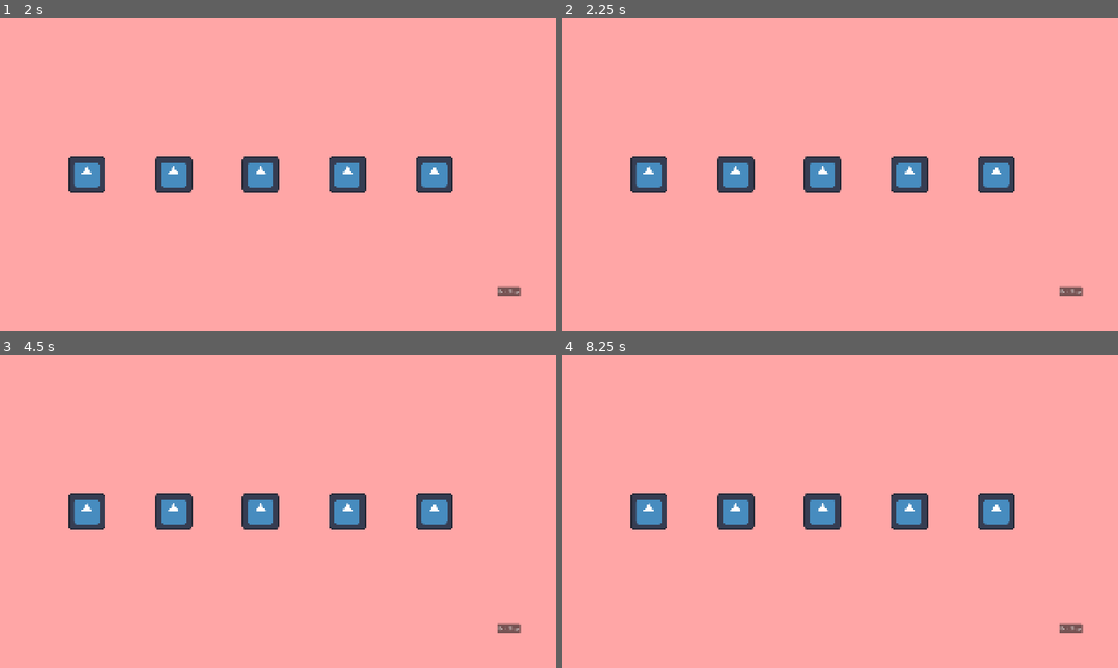
Above: before the commit, frames 1-4 (two rows, left to right).
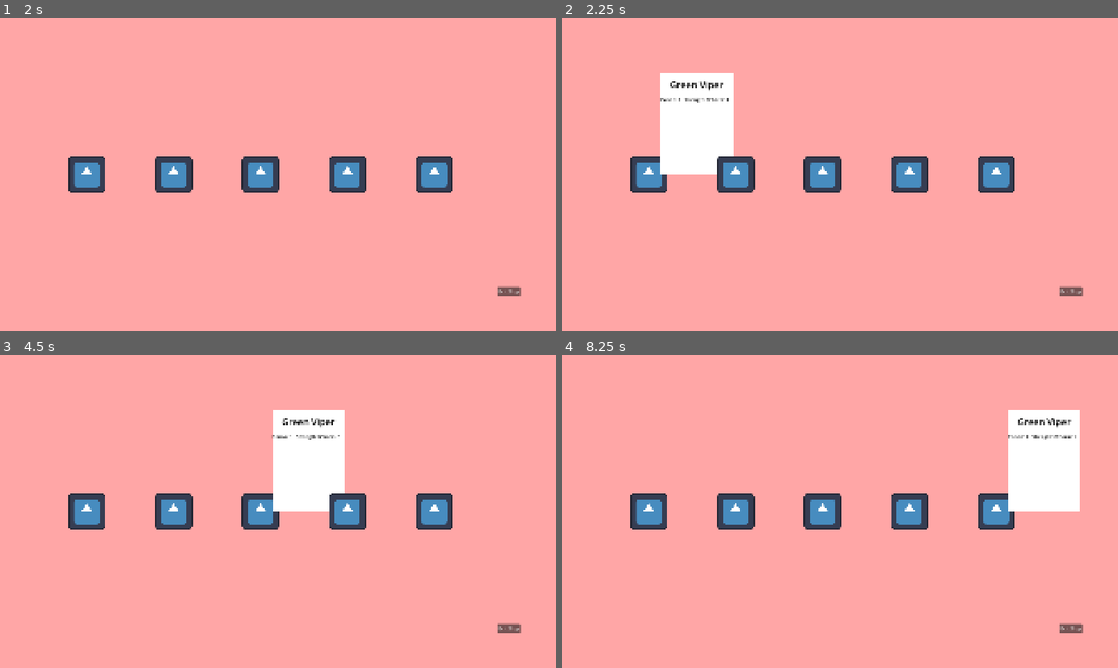
Above: after the commit, the same moments.

Repository: Novali91/Snakeeyes
Game: Godot game, scene res://01_Managers/01_StateManager/top_state_machine.tscn
Same seed, same stepped clock (60 frames per second), same inputs: the game is played once before the commit and once after it. The engine's default icon, where the game draws it, is replaced by a stand-in: a white triangle on a blue panel in a dark square.
Inputs (mouse positions are in pixels of both pictures, inside the frame that each line leads up to):
- Up to frame 1 (2 s): click "End Turn" at 0.5 s; click "Continue" at 1.25 s
- Up to frame 2 (2.25 s): tap Enter at 2 s; move the mouse to (650, 174) at 2.02 s; hold Right (right) from 2.03 s (still down); click (650, 174) at 2.17 s
- Up to frame 3 (4.5 s): tap Space at 2.75, 4.25 s; move the mouse to (172, 511) at 2.77 s; release Right (right) at 2.78 s; hold Left (left) 2.78-3.53 s; click (172, 511) at 2.92 s; tap Enter at 3.5 s; move the mouse to (333, 442) at 3.52 s; hold Right (right) from 3.53 s (still down); click (333, 442) at 3.67 s; move the mouse to (261, 511) at 4.27 s; click (261, 511) at 4.42 s
- Up to frame 4 (8.25 s): tap Enter at 5 s; move the mouse to (906, 511) at 5.02 s; release Right (right) at 5.03 s; hold Left (left) 5.03-7.28 s; click (906, 511) at 5.17 s; tap Space at 5.75 s; move the mouse to (673, 464) at 5.77 s; click (673, 464) at 5.92 s; move the mouse to (867, 511) at 6.52 s; click (867, 511) at 6.67 s; move the mouse to (756, 433) at 7.27 s; hold Right (right) from 7.28 s (still down); click (756, 433) at 7.42 s; move the mouse to (995, 511) at 8.02 s; click (995, 511) at 8.17 s

Frame 1 is identical in both runs. In frame 2, 4.1% of the frame differs, in the area x 17-31%, y 17-50%; in frame 3, 4.0%; in frame 4, 4.2%, in the area x 80-94%, y 17-50%.

Commit message:
fixed tooltip hover

Diff:
--- a/01_Managers/01_StateManager/top_state_machine.tscn
+++ b/01_Managers/01_StateManager/top_state_machine.tscn
@@ -72,6 +72,7 @@
 custom_minimum_size = Vector2(1920, 1080)
 offset_right = 1280.0
 offset_bottom = 720.0
+mouse_filter = 2
 color = Color(0.65999997, 0.6713333, 1, 1)
 
 [node name="MidScreen" type="ColorRect" parent="Background" unique_id=1359726243]
@@ -79,6 +80,7 @@
 offset_left = 1920.0
 offset_right = 3840.0
 offset_bottom = 1080.0
+mouse_filter = 2
 color = Color(1, 0.654902, 1, 1)
 
 [node name="RightScreen" type="ColorRect" parent="Background" unique_id=2070989509]
@@ -86,6 +88,7 @@
 offset_left = 3840.0
 offset_right = 5760.0
 offset_bottom = 1080.0
+mouse_filter = 2
 color = Color(1, 0.65, 0.65, 1)
 
 [node name="VisualInputOutput" type="Node2D" parent="." unique_id=881169245]
--- a/01_Managers/05_Tooltip_Manager/tooltip.gd
+++ b/01_Managers/05_Tooltip_Manager/tooltip.gd
@@ -50,24 +50,25 @@
 	# Top-left corner of the screen - global position
 	var viewport_position: Vector2 = get_viewport().get_visible_rect().position
 	# Mouse position - relative position to viewport
-	var mouse_position: Vector2 = get_viewport().get_mouse_position()
+	var global_mouse_position: Vector2 = get_global_mouse_position()
+	var screen_mouse_position: Vector2 = get_viewport().get_mouse_position()
 
 	# Finds where tooltip appears proportional to cursor
-	var position_spot: int = get_spot(mouse_position)
+	var position_spot: int = get_spot(screen_mouse_position)
 
 	match position_spot:
 		TOP_RIGHT:
-			return Vector2(viewport_position.x+mouse_position.x+buffer.x,\
-			viewport_position.y + mouse_position.y - buffer.y - sprite_size.y)
+			return Vector2(viewport_position.x+global_mouse_position.x+buffer.x,\
+			viewport_position.y + global_mouse_position.y - buffer.y - sprite_size.y)
 		TOP_LEFT:
-			return Vector2(viewport_position.x+mouse_position.x-buffer.x-sprite_size.x,\
-			viewport_position.y + mouse_position.y - buffer.y - sprite_size.y)
+			return Vector2(viewport_position.x+global_mouse_position.x-buffer.x-sprite_size.x,\
+			viewport_position.y + global_mouse_position.y - buffer.y - sprite_size.y)
 		BOTTOM_RIGHT:
-			return Vector2(viewport_position.x+mouse_position.x+buffer.x,\
-			viewport_position.y + mouse_position.y + buffer.y)
+			return Vector2(viewport_position.x+global_mouse_position.x+buffer.x,\
+			viewport_position.y + global_mouse_position.y + buffer.y)
 		BOTTOM_LEFT:
-			return Vector2(viewport_position.x+mouse_position.x-buffer.x-sprite_size.x,\
-			viewport_position.y + mouse_position.y + buffer.y)
+			return Vector2(viewport_position.x+global_mouse_position.x-buffer.x-sprite_size.x,\
+			viewport_position.y + global_mouse_position.y + buffer.y)
 
 	return Vector2.ZERO
 
@@ -76,7 +77,7 @@
 # Priority order: top right > top left > bottom right > bottom left
 func get_spot(mouse_position: Vector2) -> int:
 	if (mouse_position.x + (2*buffer.x) + sprite_size.x) <= viewport_size.x && \
-	(mouse_position.y - (buffer.y) + sprite_size.y) >= viewport_size.y:
+	(mouse_position.y - (buffer.y) - sprite_size.y) >= 0:
 		return TOP_RIGHT
 	elif (mouse_position.x - (2*buffer.x) - sprite_size.x) >= 0 && \
 	(mouse_position.y - (buffer.y) + sprite_size.y) >= viewport_size.y:
--- a/02_Deck/02_Snakes/snake.tscn
+++ b/02_Deck/02_Snakes/snake.tscn
@@ -4,14 +4,15 @@
 [ext_resource type="PackedScene" uid="uid://eg5ukadcklbv" path="res://01_Managers/05_Tooltip_Manager/tooltip.tscn" id="2_su81r"]
 
 [sub_resource type="RectangleShape2D" id="RectangleShape2D_m33or"]
+size = Vector2(50, 50)
 
 [node name="Snake" type="Area2D" unique_id=642352785]
 script = ExtResource("1_eehjs")
 metadata/_custom_type_script = "uid://4lo1g706tbqt"
 
-[node name="SnakeSprite" type="Sprite2D" parent="." unique_id=2038083064]
-
 [node name="Hitbox" type="CollisionShape2D" parent="." unique_id=2142880755]
 shape = SubResource("RectangleShape2D_m33or")
 
+[node name="SnakeSprite" type="Sprite2D" parent="." unique_id=2038083064]
+
 [node name="Tooltip" parent="." unique_id=1158809468 instance=ExtResource("2_su81r")]
